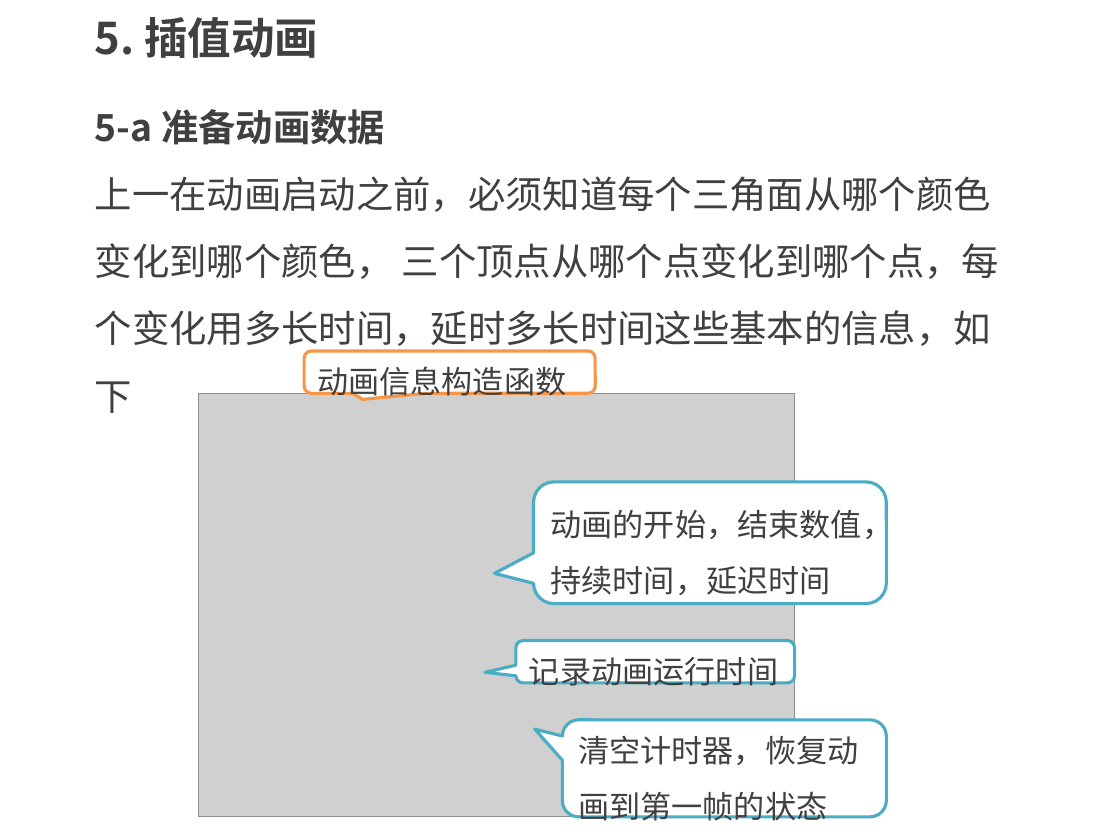
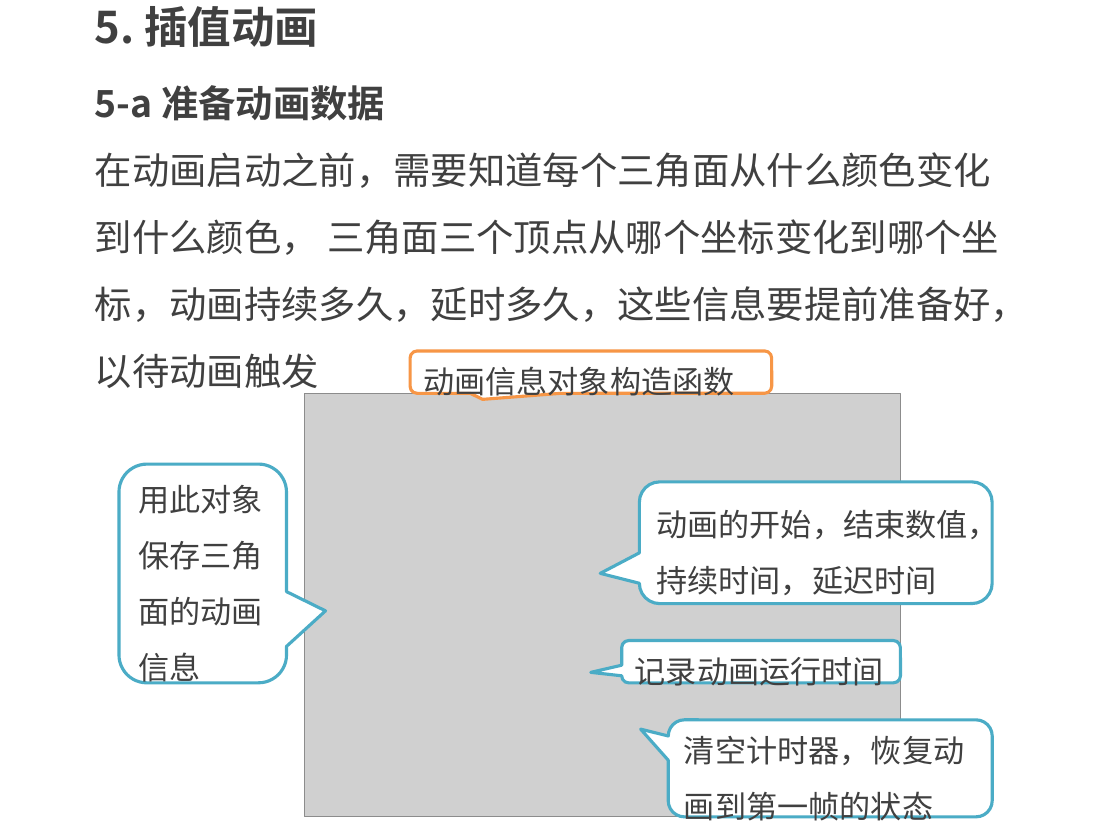
Before and after one commit to kong66/webAni, a slide deck: slide 13 of 23-svg-low-poly-transform/23.pptx. Drawn at 1120x840 pixels with LibreOffice and Linux fonts; fonts in the diff are those of the drawing; grey boxes stand for pictures. Boxes give left, top, right and bottom in pixels: in the first picture for what was removed or moved away, otherwise in the second. Text is boxed around its words. In the diff, an @@ line names an element or a change of style, - is before the commit and + after.

```diff
--- a/23-svg-low-poly-transform/23.pptx
+++ b/23-svg-low-poly-transform/23.pptx
@@ text "5. 插值动画": place and size @@
-text "5. 插值动画" at [95, 17, 318, 58]
+text "5. 插值动画" at [95, 6, 318, 47]
@@ text "5-a 准备动画数据": place and size @@
-text "5-a 准备动画数据" at [95, 109, 999, 413]
+text "5-a 准备动画数据" at [95, 85, 1028, 396]
@@ text at [95, 152, 1028, 396]: text changed @@
-上一在动画启动之前，必须知道每个三角面从哪个颜色变化到哪个颜色， 三个顶点从哪个点变化到哪个点，每个变化用多长时间，延时多长时间这些基本的信息，如下
+在动画启动之前，需要知道每个三角面从什么颜色变化到什么颜色， 三角面三个顶点从哪个坐标变化到哪个坐标，动画持续多久，延时多久，这些信息要提前准备好，以待动画触发
@@ rounded speech box "动画信息对象构造函数": place and size @@
-rounded speech box "动画信息对象构造函数" at [305, 351, 596, 393]
+rounded speech box "动画信息对象构造函数" at [410, 351, 772, 393]
@@ text in rounded speech box at [423, 366, 735, 401]: text changed @@
-动画信息构造函数
+动画信息对象构造函数
@@ rounded speech box added at [119, 464, 287, 682], fill #FFFFFF, outline #4BACC6 2 pt, 20 pt, text #404040 @@
+用此对象保存三角面的动画信息
@@ 3 rounded speech boxes, 1 picture: place and size @@
-3 rounded speech boxes, 1 picture at [198, 393, 886, 818]
+3 rounded speech boxes, 1 picture at [305, 393, 992, 818]
```
Also in this commit, not shown: 20 other slides changed, 2 slides added, 1 slide removed, 2 other files.
